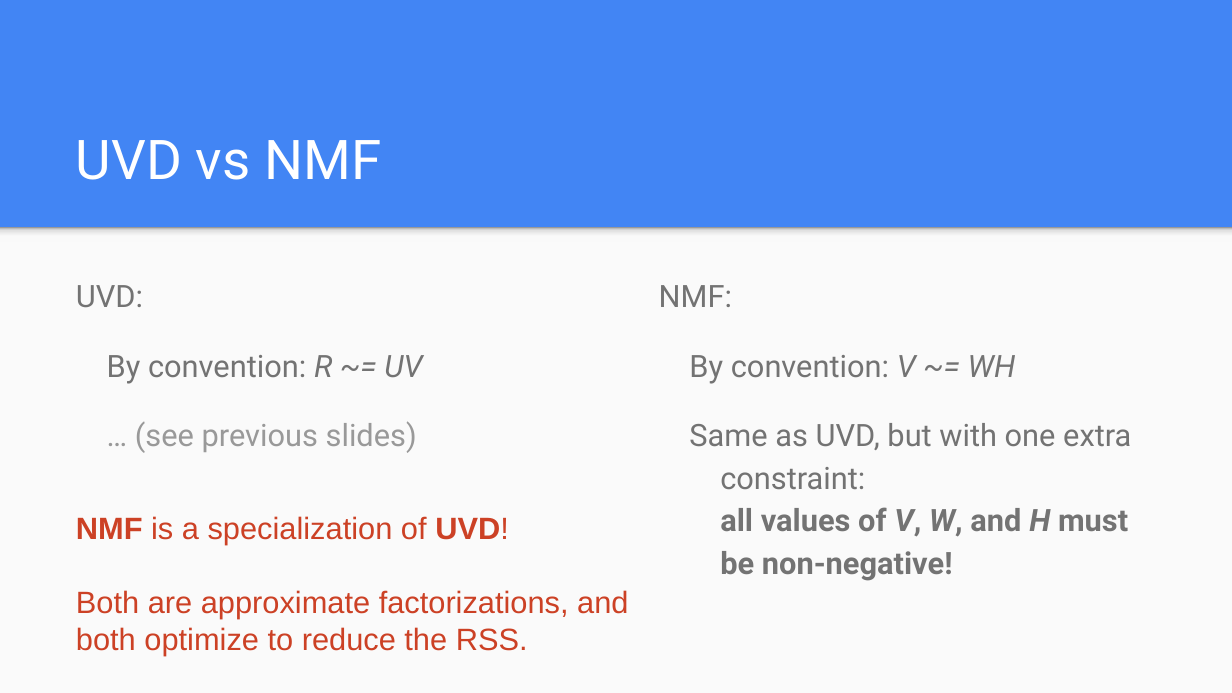
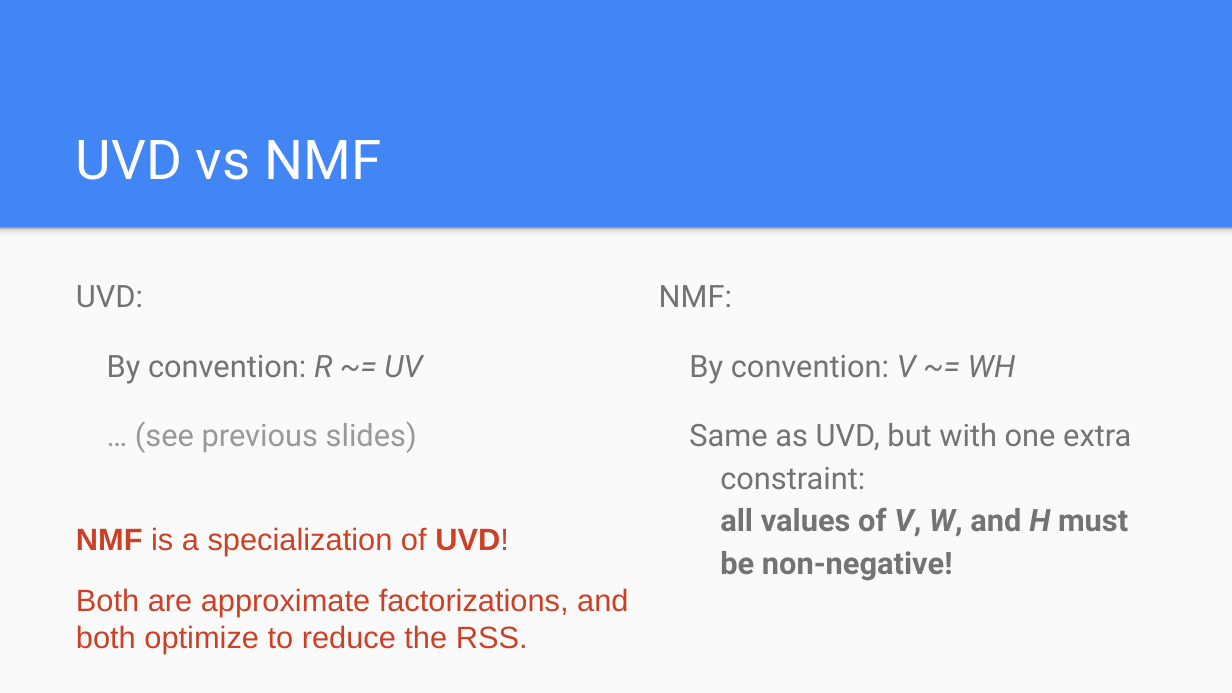
Before and after one commit to wmarshall484/DSI_LECTURES_2, a slide deck: slide 29 of recommendation-systems/ryan_henning/Recommenders.pptx. Drawn at 1232x693 pixels with LibreOffice and Linux fonts; fonts in the diff are those of the drawing. Boxes give left, top, right and bottom in pixels: in the first picture for what was removed or moved away, otherwise in the second. Text is boxed around its words. In the diff, an @@ line names an element or a change of style, - is before the commit and + after.

```diff
--- a/recommendation-systems/ryan_henning/Recommenders.pptx
+++ b/recommendation-systems/ryan_henning/Recommenders.pptx
@@ text "NMF is a specialization of ..." rewrapped from box(76, 516, 628, 656) to box(76, 527, 628, 654) @@
```
Also in this commit, not shown: 3 other slides changed, 1 other file.
